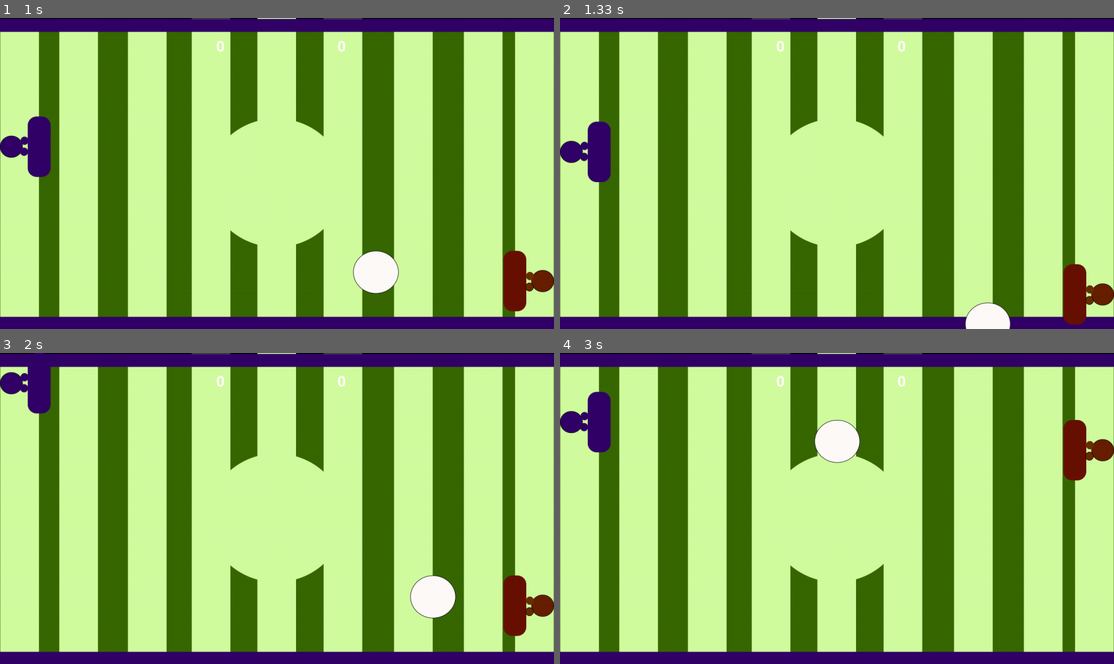
Above: before the commit, frames 1-4 (two rows, left to right).
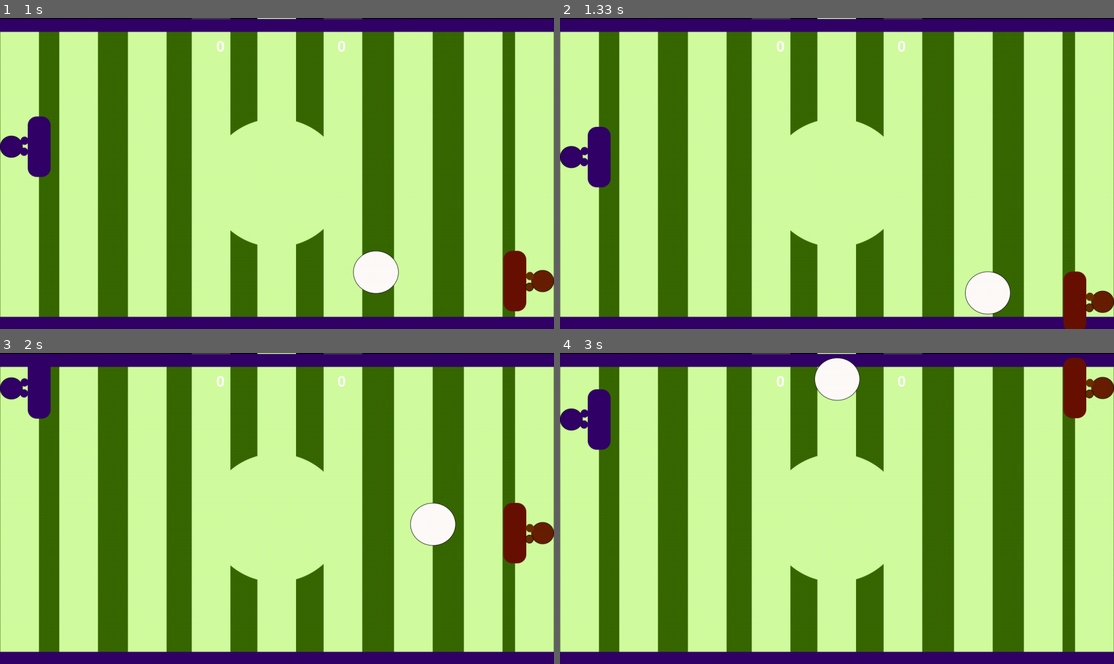
Above: after the commit, the same moments.

Repository: FrugoniMatheus/pygames-learn
Game: pygame game, started from soccer/main.py
Same seed, same stepped clock (60 frames per second), same inputs: the game is played once before the commit and once after it.
Inputs:
- Up to frame 1 (1 s): tap Enter at 0.33 s; hold D from 0.67 s (still down)
- Up to frame 2 (1.33 s): release D at 1.13 s; hold W from 1.17 s (still down)
- Up to frame 3 (2 s): release W at 1.63 s
- Up to frame 4 (3 s): hold S from 2.73 s (still down)

Frame 1 is identical in both runs. In frame 2, 2.1% of the frame differs, in the area x 0-100%, y 33-100%; in frame 3, 4.3%, in the area x 0-100%, y 0-92%; in frame 4, 4.2%.

Commit message:
Implement a new classes in game

Diff:
--- /dev/null
+++ b/soccer/classGame.py
@@ -0,0 +1,54 @@
+import pygame
+pygame.font.init()
+
+class GameObject:
+    def __init__(self, url_img,**args):
+        self.img = pygame.image.load(url_img).convert_alpha()
+        self.rect = self.img.get_rect(**args)
+
+    def draw(self, display):
+        display.blit(self.img, self.rect)
+
+
+class Player(GameObject):
+    font = pygame.font.Font(None, 50)
+    def __init__(self, url_img, **args):
+        super().__init__(url_img, **args)
+        self.score = 0
+        self.speed = 6
+        self.placar = self.font.render(str(self.score), True, "white")
+
+    def move(self):
+        self.rect.y += self.speed
+        if self.rect.y <= 0:
+            self.rect.y = 0
+        elif self.rect.y >= 720 - self.rect.height:
+            self.rect.y = 720 - self.rect.height
+
+    def placarDraw(self, display, argsViewPlacar):
+        display.blit(self.placar, argsViewPlacar)
+
+    def addPoint(self):
+        self.score += 1
+
+
+class Ball(GameObject):
+    def __init__(self, url_img, **args):
+        super().__init__(url_img, **args)
+        self.dir_x = 6
+        self.dir_y = 6
+        self.start_pos = self.rect.center
+
+    def move(self):
+        self.rect.x += self.dir_x
+        self.rect.y += self.dir_y
+
+        if self.rect.y <= 0 or self.rect.y >= 720 - self.rect.height:
+            self.dir_y *= -1
+
+    def bounce_x(self):
+        self.dir_x *= -1
+
+    def reset(self):
+        self.rect.center = self.start_pos
+        self.dir_x *= -1
--- a/soccer/main.py
+++ b/soccer/main.py
@@ -1,25 +1,16 @@
 import pygame
+from classGame import GameObject, Player, Ball
 
 pygame.init()
-
-hit = pygame.mixer.Sound("assets/pong.wav")
-
-start = pygame.mixer.Sound("assets/start.wav")
-
-music_game = pygame.mixer.Sound("assets/music.ogg")
-
 pygame.font.init()
 
+fps = pygame.time.Clock()
+hit = pygame.mixer.Sound("assets/pong.wav")
+start = pygame.mixer.Sound("assets/start.wav")
+music_game = pygame.mixer.Sound("assets/music.ogg")
 font = pygame.font.Font(None, 50)
 
 display = pygame.display.set_mode((1280, 720))
-
-menu_img = pygame.image.load("assets/menu.png").convert_alpha()
-menu = menu_img.get_rect()
-
-
-gameOver_img = pygame.image.load("assets/go.png").convert_alpha()
-gameOver = gameOver_img.get_rect()
 
 fade_img = pygame.Surface((1280,720)).convert_alpha()
 #Imagem transparente
@@ -28,32 +19,17 @@
 fade_alpha = 255
 
 
-player1_img = pygame.image.load("assets/player1.png").convert_alpha()
-# player1 = pygame.Rect(0,0,30,150)
-player1 = player1_img.get_rect()
-player1_score = 0
-player1_speed = 6
+menu = GameObject("assets/menu.png")
+campo = GameObject("assets/bg.png")
+gameOver = GameObject("assets/go.png")
 
-player2_img = pygame.image.load("assets/player2.png").convert_alpha()
-# player2 = pygame.Rect(1250,0,30,150)
-player2 = player2_img.get_rect(right=1280)
-player2_score = 0
+player1 = Player("assets/player1.png")
+player2 = Player("assets/player2.png", right=1280)
 
-ball_img = pygame.image.load("assets/ball.png").convert_alpha()
-ball = ball_img.get_rect(center=(1280/2, 720/2))
-# ball = pygame.Rect(600,350,15,15)
-ball_dir_x = 6
-ball_dir_y = 6
+placar_player1 = font.render(str(player1.score), True, "white")
+placar_player2 = font.render(str(player2.score), True, "white")
 
-
-campo_img = pygame.image.load("assets/bg.png")
-campo = campo_img.get_rect()
-
-placar_player1 = font.render(str(player1_score), True, "white")
-
-placar_player2 = font.render(str(player2_score), True, "white")
-
-fps = pygame.time.Clock()
+ball = Ball("assets/ball.png",center=(1280/2, 720/2) )
 
 music_game.play(-1)
 cena = 1
@@ -62,6 +38,11 @@
 
     match cena:
         case 1:
+
+            if fade_alpha >= 0:
+                fade_alpha -= 8
+                fade_img.set_alpha(fade_alpha)
+
             for event in pygame.event.get():
                     if event.type == pygame.QUIT:
                             loop = False
@@ -73,106 +54,75 @@
                             if event.key == pygame.K_q:
                                  loop = False
 
-            if fade_alpha >= 0:
-                fade_alpha -= 8
-                fade_img.set_alpha(fade_alpha)
-
             display.fill((0,0,0))
-            display.blit(menu_img, menu)
+            menu.draw(display)
             display.blit(fade_img, fade)
-            # title = font.render("My game", True, "white")
-            # text_win = font.render("Press start to play", True, "white")
-            # display.blit(title, (440, 160))
-            # display.blit(text_win, (440, 460))
 
         case 2:
+
+            player1.move()
+            player2.move()
+            ball.move()
+
+            player2.rect.y = ball.rect.y
+
             for event in pygame.event.get():
                     if event.type == pygame.QUIT:
                             loop = False
 
                     if event.type == pygame.KEYDOWN:
                         if event.key == pygame.K_w:
-                            player1_speed = -6
+                            player1.speed = -6
                         elif event.key == pygame.K_s:
-                            player1_speed = 6
+                            player1.speed = 6
                         elif event.key == pygame.K_a:
                             ball_speed = -6
                         elif event.key == pygame.K_d:
                             ball_speed = 6
 
-            if player2_score >= 3:
+            if ball.rect.colliderect(player1.rect) or ball.rect.colliderect(player2.rect):
+                ball.bounce_x()
+                hit.play()
+
+            if ball.rect.x <= 0:
+                player2.addPoint()
+                placar_player2 = font.render(str(player2.score), True, "white")
+                ball.reset()
+            elif ball.rect.x >= 1280:
+                player1.addPoint()
+                placar_player1 = font.render(str(player1.score), True, "white")
+                ball.reset()
+
+            if player2.score >= 3:
                 cena = 3
                 fade_alpha = 255
 
-            if ball.colliderect(player1) or ball.colliderect(player2):
-                ball_dir_x *= -1
-                hit.play()
-
-            if player1.y <= 0:
-                player1.y = 0
-            elif player1.y >= 720 - 150:
-                player1.y = 720 - 150
-
-            player1.y += player1_speed
-
-
-            if ball.x <= 0:
-                player2_score += 1
-                placar_player2 = font.render(str(player2_score), True, "white")
-                ball.x = 600
-                ball_dir_x *= -1
-            elif ball.x >= 1280:
-                player1_score += 1
-                placar_player1 = font.render(str(player1_score), True, "white")
-                ball.x = 600
-                ball_dir_x *= -1
-
-            if ball.y <= 0:
-                ball_dir_y *= -1
-            elif ball.y >= 720 - 15:
-                ball_dir_y *= -1
-
-
-
-            ball.x += ball_dir_x
-            ball.y += ball_dir_y
-
-            player2.y = ball.y
-
-            if player2.y <= 0:
-                player2.y = 0
-            elif player2.y >= 720 - 150:
-                player2.y = 720 - 150
-
-
-
             display.fill((0,0,0))
 
-            # pygame.draw.rect(display, "white", player1)
-
-            # pygame.draw.rect(display, "white", player2)
-
-            # pygame.draw.circle(display, "red", ball.center, 8)
-
-            display.blit(campo_img, campo)
-            display.blit(ball_img, ball)
+            campo.draw(display)
+            ball.draw(display)
 
             display.blit(placar_player1, (500,50))
-            display.blit(player1_img, player1)
+            player1.draw(display)
 
             display.blit(placar_player2, (780,50))
-            display.blit(player2_img, player2)
+            player2.draw(display)
 
         case 3:
+
+            if fade_alpha >= 0:
+                fade_alpha -= 8
+                fade_img.set_alpha(fade_alpha)
+
             for event in pygame.event.get():
                 if event.type == pygame.QUIT:
                     loop = False
                 if event.type == pygame.KEYDOWN:
                     if event.key == pygame.K_RETURN:
-                            player1_score = 0
-                            placar_player1 = font.render(str(player1_score), True, "white")
-                            player2_score = 0
-                            placar_player2 = font.render(str(player2_score), True, "white")
+                            player1.score = 0
+                            placar_player1 = font.render(str(player1.score), True, "white")
+                            player2.score = 0
+                            placar_player2 = font.render(str(player2.score), True, "white")
                             player1.y = 0
                             player2.y = 0
                             ball.x = 640
@@ -180,12 +130,8 @@
                             cena = 1
                             fade_alpha = 255
 
-            if fade_alpha >= 0:
-                fade_alpha -= 8
-                fade_img.set_alpha(fade_alpha)
-
             display.fill((0,0,0))
-            display.blit(gameOver_img, gameOver)
+            gameOver.draw(display)
             display.blit(fade_img, fade)
 
     fps.tick(60)
